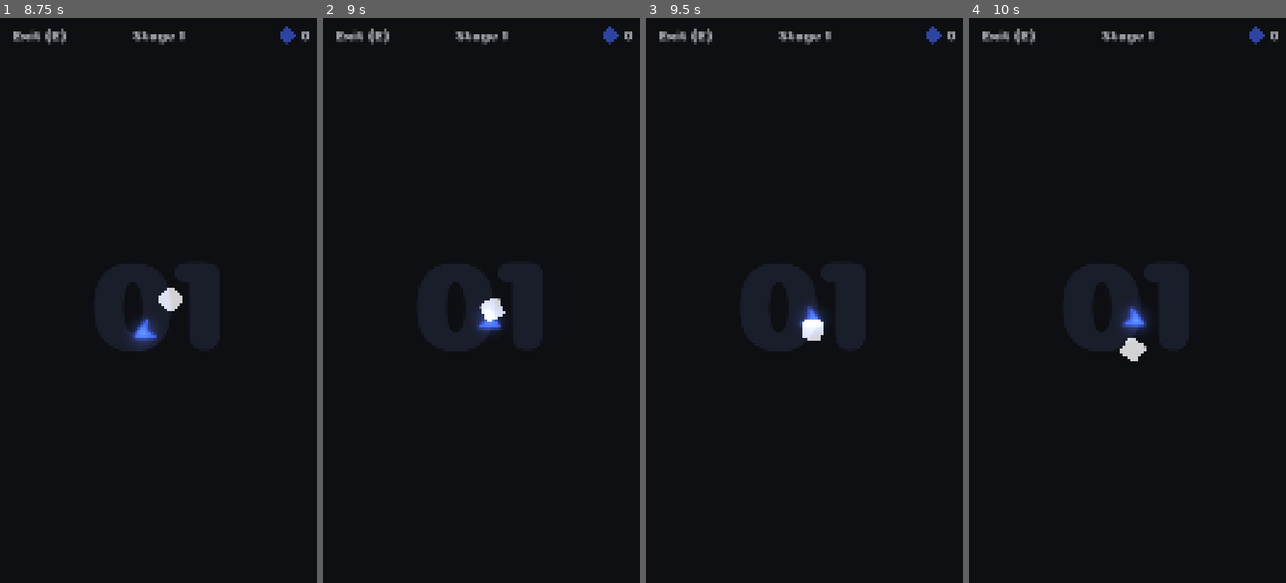
Above: before the commit, frames 1-4 (left to right).
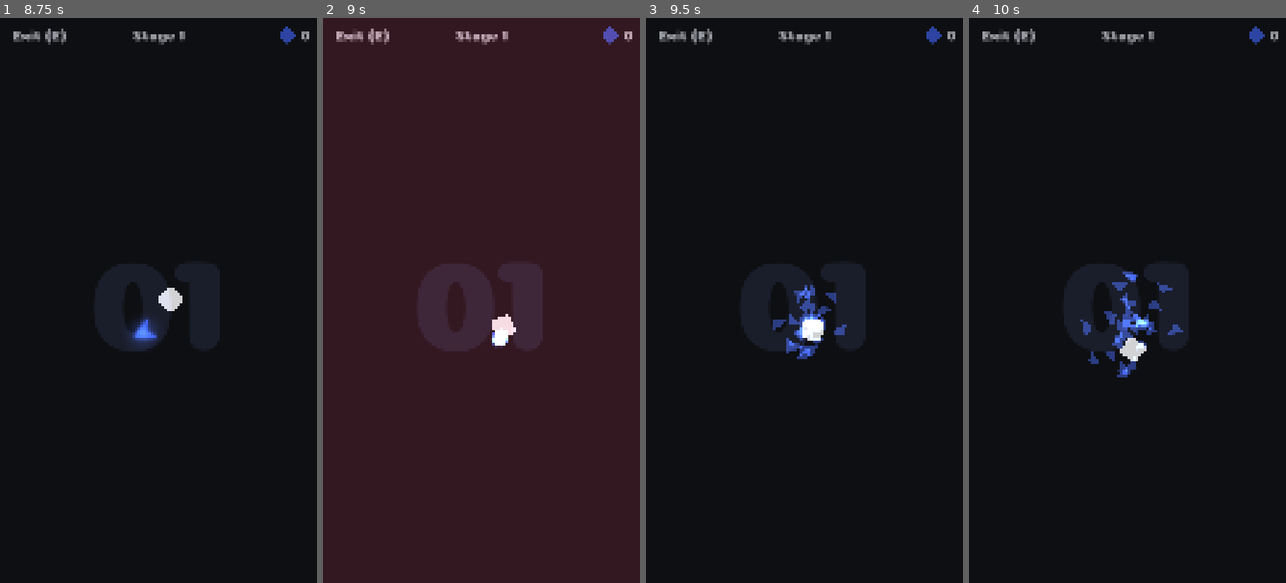
Above: after the commit, the same moments.

Repository: veprogames/blumo
Game: Godot game, scene res://src/main_menu/main_menu.tscn
The game is run twice, just before and just after one commit, with the same random seed, the same clock (stepped at 60 frames per second) and the same inputs.
Inputs (mouse positions are in pixels of both pictures, inside the frame that each line leads up to):
- Up to frame 1 (8.75 s): click "Start" at 0.5 s; move the mouse to (174, 300) at 1.27 s; move the mouse to (142, 300) at 2.02 s; move the mouse to (164, 289) at 2.77 s; move the mouse to (155, 311) at 3.52 s; move the mouse to (183, 306) at 4.27 s; move the mouse to (133, 294) at 5.02 s; move the mouse to (161, 300) at 5.77 s; move the mouse to (145, 289) at 6.52 s; move the mouse to (174, 300) at 7.27 s; move the mouse to (142, 300) at 8.02 s
- Up to frame 2 (9 s): move the mouse to (487, 289) at 8.77 s
- Up to frame 3 (9.5 s): no input
- Up to frame 4 (10 s): move the mouse to (1124, 311) at 9.52 s

Frame 1 is identical in both runs. In frame 2, 100% of the frame differs, in the area x 0-100%, y 0-100%; in frame 3, 0.8%; in frame 4, 1.1%.

Commit message:
player death animation

Diff:
--- a/src/level/level.gd
+++ b/src/level/level.gd
@@ -1,5 +1,9 @@
 class_name Level
 extends Node2D
+
+@onready var timer_restart: Timer = $TimerRestart
+@onready var color_rect_death: ColorRect = $CanvasLayerOverlay/ColorRectDeath
+@onready var level_camera: LevelCamera = $LevelCamera
 
 func _on_tree_entered() -> void:
 	if not Utils.is_mobile():
@@ -9,5 +13,16 @@
 	if not Utils.is_mobile():
 		Input.mouse_mode = Input.MOUSE_MODE_VISIBLE
 
-func _on_player_death_animation_finished() -> void:
+
+func _on_timer_restart_timeout() -> void:
 	get_tree().reload_current_scene()
+
+
+func _on_player_died() -> void:
+	timer_restart.start()
+
+	level_camera.do_shake_impulse()
+
+	var tween: Tween = create_tween()
+	tween.tween_property(color_rect_death, ^"modulate:a", 0.5, 0.1)
+	tween.tween_property(color_rect_death, ^"modulate:a", 0, 0.4)
--- a/src/level/level.tscn
+++ b/src/level/level.tscn
@@ -9,6 +9,9 @@
 [ext_resource type="PackedScene" uid="uid://psq5s2rba4sq" path="res://src/level/ui/level_ui.tscn" id="6_s1udc"]
 [ext_resource type="PackedScene" uid="uid://k2rqx22hnehf" path="res://src/level/level_stage_manager.tscn" id="6_u3frg"]
 [ext_resource type="PackedScene" uid="uid://b1wvqav5ddth0" path="res://src/level/level_camera.tscn" id="9_8srtw"]
+
+[sub_resource type="CanvasItemMaterial" id="CanvasItemMaterial_p6v4a"]
+blend_mode = 1
 
 [node name="Level" type="Node2D"]
 script = ExtResource("1_qimrh")
@@ -52,6 +55,19 @@
 [node name="LevelUI" parent="CanvasLayer2" instance=ExtResource("6_s1udc")]
 modulate = Color(1, 1, 1, 0.705882)
 
+[node name="CanvasLayerOverlay" type="CanvasLayer" parent="."]
+
+[node name="ColorRectDeath" type="ColorRect" parent="CanvasLayerOverlay"]
+modulate = Color(1, 1, 1, 0)
+material = SubResource("CanvasItemMaterial_p6v4a")
+anchors_preset = 15
+anchor_right = 1.0
+anchor_bottom = 1.0
+grow_horizontal = 2
+grow_vertical = 2
+mouse_filter = 2
+color = Color(0.87451, 0.227451, 0.356863, 1)
+
 [node name="EdibleSpawner" parent="." node_paths=PackedStringArray("level") instance=ExtResource("6_45qq1")]
 level = NodePath("..")
 
@@ -62,7 +78,13 @@
 anchor_mode = 0
 shake_strength = 100.0
 
+[node name="TimerRestart" type="Timer" parent="."]
+process_callback = 0
+wait_time = 1.5
+one_shot = true
+
 [connection signal="tree_entered" from="." to="." method="_on_tree_entered"]
 [connection signal="tree_exited" from="." to="." method="_on_tree_exited"]
-[connection signal="death_animation_finished" from="Player" to="." method="_on_player_death_animation_finished"]
+[connection signal="died" from="Player" to="." method="_on_player_died"]
 [connection signal="edible_eaten" from="EdibleSpawner" to="LevelCamera" method="_on_edible_spawner_edible_eaten"]
+[connection signal="timeout" from="TimerRestart" to="." method="_on_timer_restart_timeout"]
--- a/src/level/level_camera.gd
+++ b/src/level/level_camera.gd
@@ -1,3 +1,4 @@
+class_name LevelCamera
 extends Camera2D
 
 @export var shake_strength: float = 0.0
--- /dev/null
+++ b/src/player/explosion/player_explosion.gd
@@ -0,0 +1,12 @@
+class_name PlayerExplosion
+extends GPUParticles2D
+
+func _ready() -> void:
+	modulate = Edible.EDIBLE_COLOR
+	emitting = true
+	await finished
+	queue_free()
+
+
+func _process(delta: float) -> void:
+	speed_scale = lerpf(speed_scale, 0, delta)
--- /dev/null
+++ b/src/player/explosion/player_explosion.tscn
@@ -0,0 +1,33 @@
+[gd_scene load_steps=5 format=3 uid="uid://kn7n4lvm4pkn"]
+
+[ext_resource type="Texture2D" uid="uid://d2spl7m5e4owu" path="res://assets/player/explosion/triangle.png" id="1_bcp45"]
+[ext_resource type="Script" uid="uid://chc4xenugxd7r" path="res://src/player/explosion/player_explosion.gd" id="2_hcb5d"]
+
+[sub_resource type="CanvasItemMaterial" id="CanvasItemMaterial_hcb5d"]
+blend_mode = 1
+
+[sub_resource type="ParticleProcessMaterial" id="ParticleProcessMaterial_80kpo"]
+particle_flag_disable_z = true
+angle_min = 1.07288e-05
+angle_max = 360.0
+spread = 180.0
+initial_velocity_max = 300.0
+angular_velocity_min = -720.0
+angular_velocity_max = 720.0
+gravity = Vector3(0, 0, 0)
+scale_min = 0.3
+scale_max = 0.4
+color = Color(1, 1, 1, 0.501961)
+
+[node name="PlayerExplosion" type="GPUParticles2D"]
+material = SubResource("CanvasItemMaterial_hcb5d")
+emitting = false
+amount = 32
+texture = ExtResource("1_bcp45")
+lifetime = 5.0
+one_shot = true
+explosiveness = 1.0
+fixed_fps = 60
+visibility_rect = Rect2(-639.92, -483.991, 1275.89, 1081.28)
+process_material = SubResource("ParticleProcessMaterial_80kpo")
+script = ExtResource("2_hcb5d")
--- a/src/player/player.gd
+++ b/src/player/player.gd
@@ -2,12 +2,13 @@
 extends Area2D
 
 signal died()
-signal death_animation_finished()
 
 @onready var sprite_2d: Sprite2D = $Sprite2D
 @onready var sprite_glow: Sprite2D = $SpriteGlow
 @onready var audio_stream_player_move: AudioStreamPlayer = $AudioStreamPlayerMove
 @onready var audio_stream_player_die: AudioStreamPlayer = $AudioStreamPlayerDie
+
+const ExplosionScene: PackedScene = preload("res://src/player/explosion/player_explosion.tscn")
 
 ## Used for getting screen edges
 var viewport_rect: Rect2
@@ -78,23 +79,11 @@
 	# if not dead already
 	if not dead:
 		dead = true
-		audio_stream_player_move.playing = false
-		audio_stream_player_die.play()
-
-		play_death_animation()
 
 		died.emit()
 
-func play_death_animation() -> void:
-	var tween: Tween = create_tween()
-	var frames: int = 16
-	for i: int in range(frames):
-		var amplitude: float = 48.0 / (1.0 + i)
+		var explosion: PlayerExplosion = ExplosionScene.instantiate()
+		explosion.position = position
+		get_parent().add_child(explosion)
 
-		var next_offset: Vector2 = Vector2(
-			randf_range(-amplitude, amplitude),
-			randf_range(-amplitude, amplitude),
-		)
-		tween.tween_property(sprite_2d, ^"offset", next_offset, 0.07)
-	await tween.finished
-	death_animation_finished.emit()
+		queue_free()
--- a/src/player/trail/collision/trail_collision_manager.gd
+++ b/src/player/trail/collision/trail_collision_manager.gd
@@ -18,7 +18,6 @@
 func _ready() -> void:
 	player_trail_lifetime = Global.save.upgrade_trail_length.get_current_effect()
 
-	trail.died.connect(queue_free)
 	trail.vertex_added.connect(_on_point_added)
 	trail.vertex_removed.connect(_on_point_removed)
 
--- a/src/player/trail/player_trail.gd
+++ b/src/player/trail/player_trail.gd
@@ -3,8 +3,6 @@
 
 signal vertex_added(position: Vector2, index: int)
 signal vertex_removed()
-
-signal died()
 
 const MIN_VERTEX_DIST: int = 32
 
@@ -22,17 +20,12 @@
 func _ready() -> void:
 	trail_lifetime = Global.save.upgrade_trail_length.get_current_effect()
 
-	player.died.connect(die)
-
 func _physics_process(delta: float) -> void:
 	t += delta
 	if player != null:
 		global_position = Vector2.ZERO
 		try_add_trail_vertex()
-		try_remove_first_trail_vertex()
-
-func die() -> void:
-	died.emit()
+	try_remove_first_trail_vertex()
 
 ## Get the position where a new vertex should be placed
 func get_vertex_pos() -> Vector2:
Binary file added: assets/player/explosion/triangle.png
Not shown, added: assets/player/explosion/triangle.png.import
Not shown: 1 places in src/level/level.tscn that only renumber resources
Not shown, added: src/player/explosion/player_explosion.gd.uid
